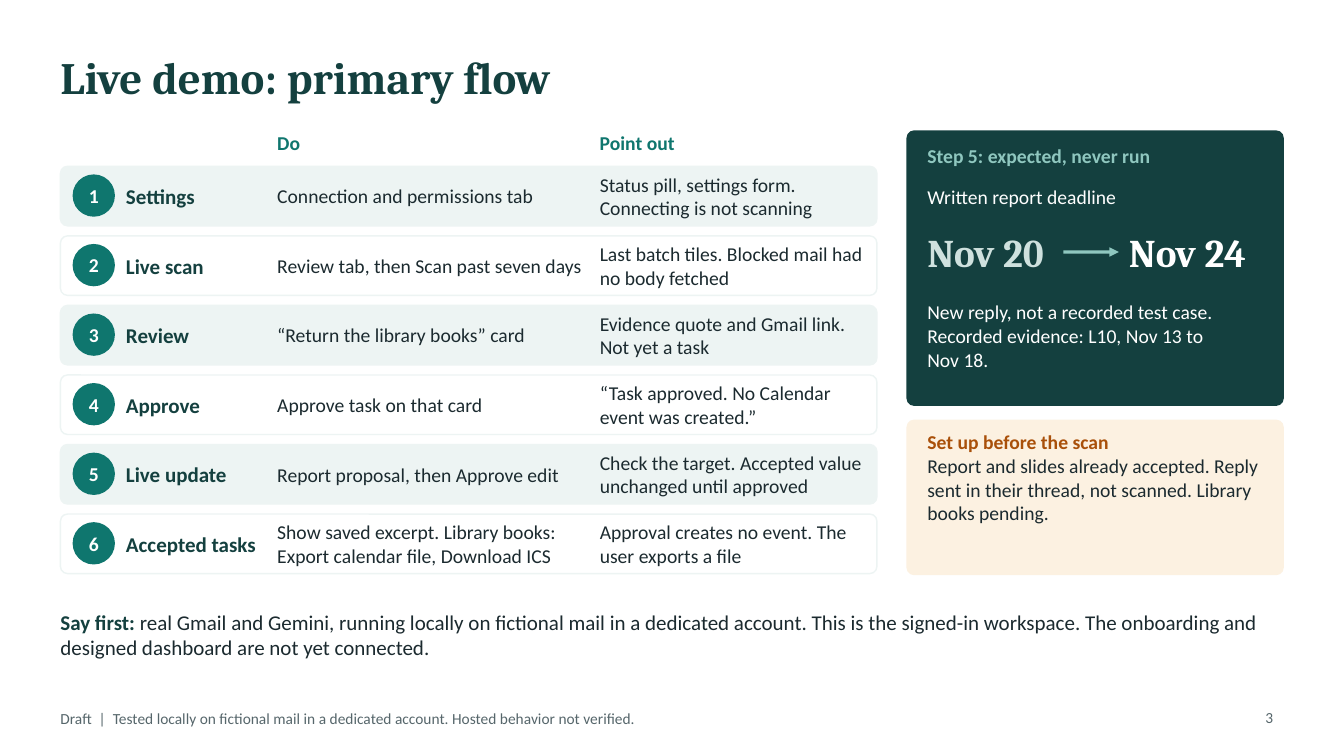
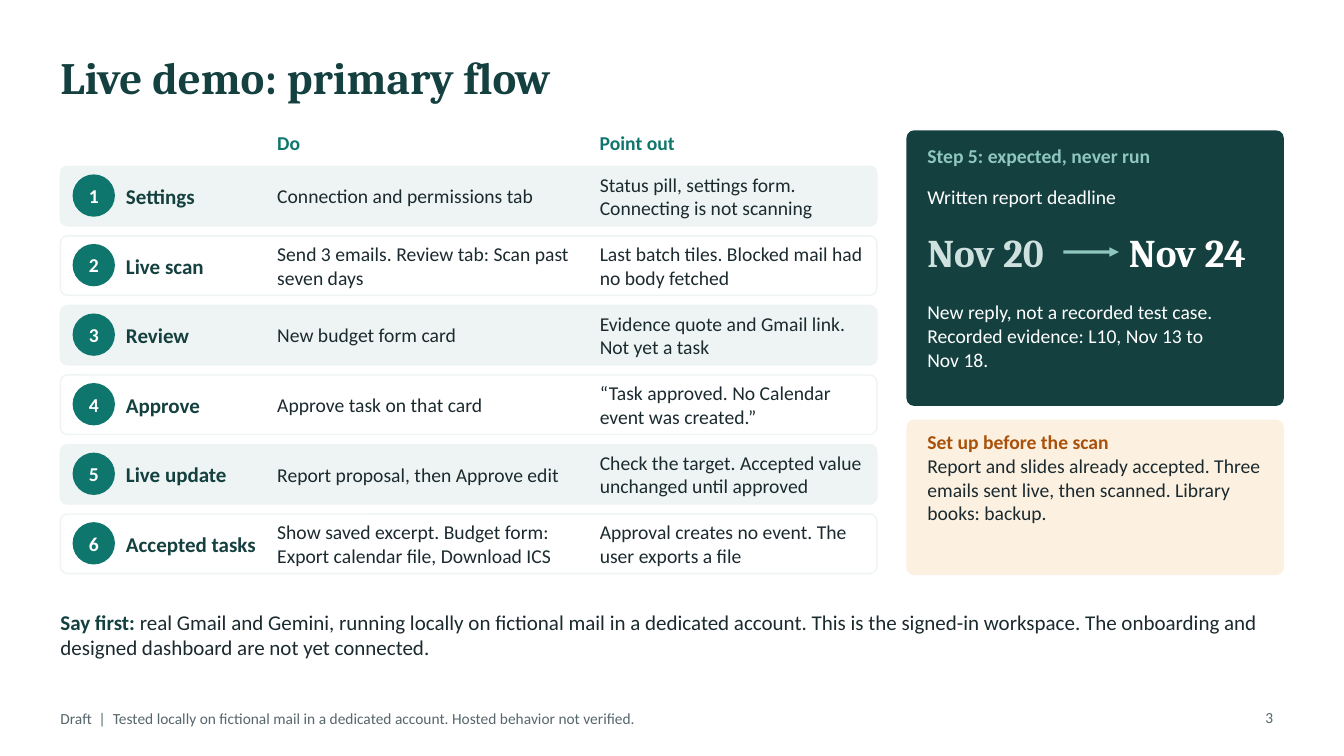
Before and after one commit to saniashah012/InboxToTask, a slide deck: slide 3 of Checkpoint 3/docs/InboxToTask-CP3-presentation-draft.pptx. Drawn at 1344x756 pixels with LibreOffice and Linux fonts; fonts in the diff are those of the drawing. Boxes give left, top, right and bottom in pixels: in the first picture for what was removed or moved away, otherwise in the second. Text is boxed around its words. In the diff, an @@ line names an element or a change of style, - is before the commit and + after.

```diff
--- a/Checkpoint 3/docs/InboxToTask-CP3-presentation-draft.pptx
+++ b/Checkpoint 3/docs/InboxToTask-CP3-presentation-draft.pptx
@@ text at (277,247,569,288): text changed @@
-Review tab, then Scan past seven days
+Send 3 emails. Review tab: Scan past seven days
@@ text at (277,328,456,346): text changed @@
-“Return the library books” card
+New budget form card
@@ text at (927,459,1260,523): text changed @@
-Report and slides already accepted. Reply sent in their thread, not scanned. Library books pending.
+Report and slides already accepted. Three emails sent live, then scanned. Library books: backup.
@@ text at (277,525,550,566): text changed @@
-Show saved excerpt. Library books: Export calendar file, Download ICS
+Show saved excerpt. Budget form: Export calendar file, Download ICS
```
Also in this commit, not shown: 1 other slide changed, 11 other files.
